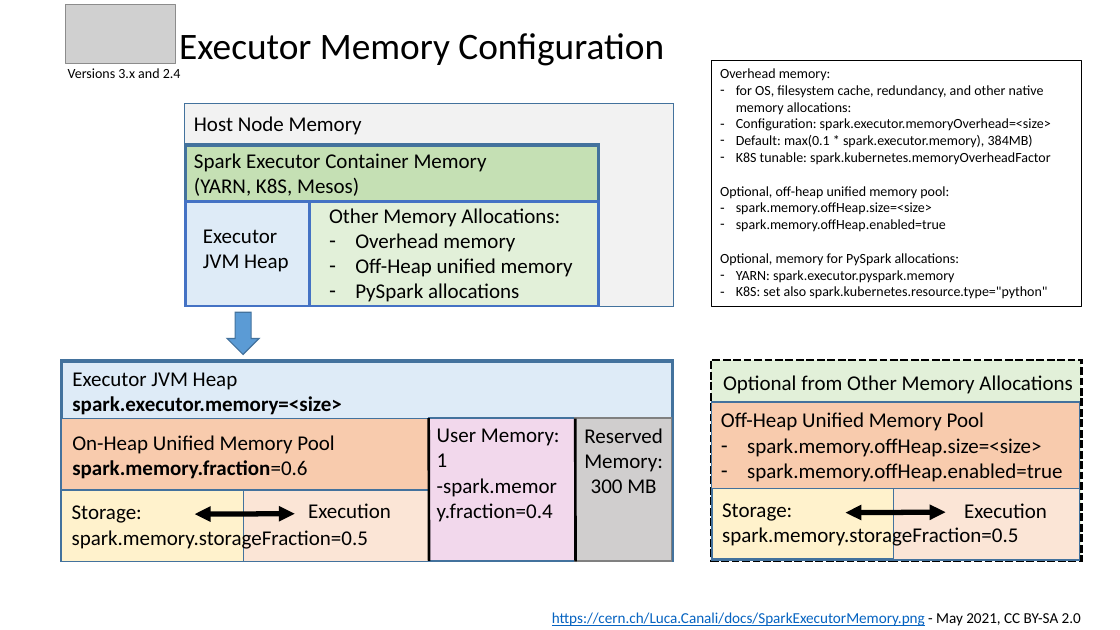
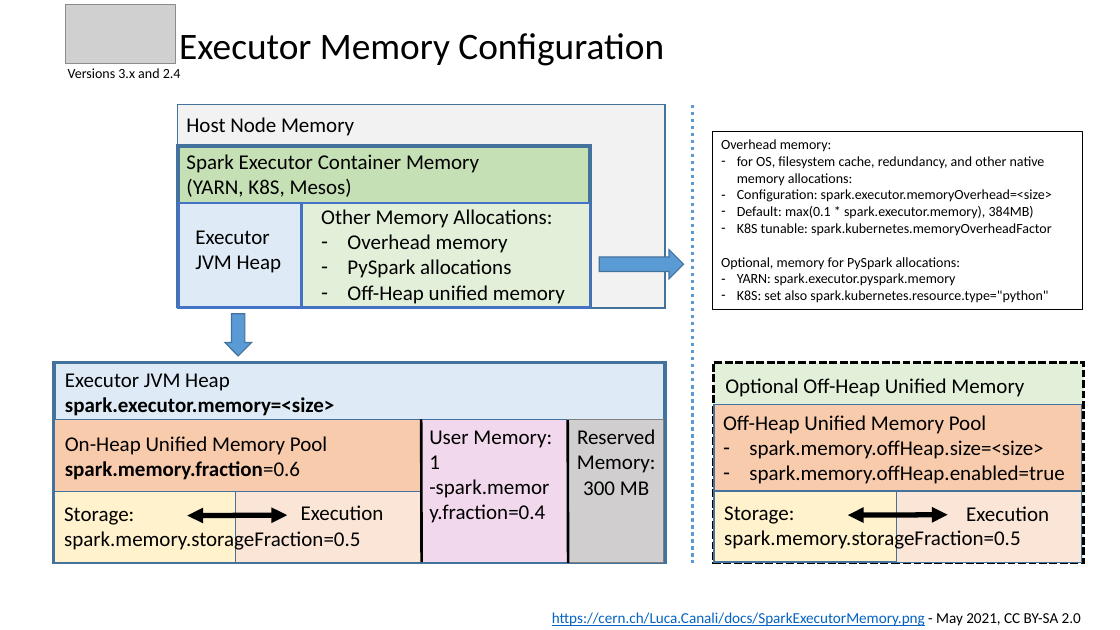
Before and after one commit to LucaCanali/Miscellaneous, a slide deck: slide 1 of Spark_Notes/SparkExecutorMemory.pptx. Drawn at 1120x630 pixels with LibreOffice and Linux fonts; fonts in the diff are those of the drawing; grey boxes stand for pictures. Boxes give left, top, right and bottom in pixels: in the first picture for what was removed or moved away, otherwise in the second. Text is boxed around its words. In the diff, an @@ line names an element or a change of style, - is before the commit and + after.

Commit message:
Updated Spark Memory poster

```diff
--- a/Spark_Notes/SparkExecutorMemory.pptx
+++ b/Spark_Notes/SparkExecutorMemory.pptx
@@ line added from (693, 104) to (693, 563), #5B9BD5 3 pt dashed @@
@@ rectangle "Overhead memory:": place and size @@
-rectangle "Overhead memory:" at (712, 60, 1081, 307)
+rectangle "Overhead memory:" at (713, 131, 1083, 309)
@@ 10 texts, 5 rectangles, 2 lines, 1 double arrow: place and size @@
-10 texts, 5 rectangles, 2 lines, 1 double arrow at (72, 103, 674, 561)
+10 texts, 5 rectangles, 2 lines, 1 double arrow at (64, 104, 665, 563)
@@ text in rectangle at (720, 186, 949, 232): paragraphs removed @@
-Optional, off-heap unified memory pool:
-– spark.memory.offHeap.size=<size>
-– spark.memory.offHeap.enabled=true
@@ text at (347, 259, 511, 278): paragraph added @@
+– PySpark allocations
@@ right arrow added at (599, 250, 683, 279), fill #5B9BD5, outline #43739E 1 pt @@
@@ text at (355, 283, 519, 302): paragraph removed @@
-– PySpark allocations
@@ down arrow: place and size @@
-down arrow at (227, 313, 259, 355)
+down arrow at (225, 313, 252, 355)
@@ 5 rectangles: place and size @@
-5 rectangles at (61, 361, 672, 562)
+5 rectangles at (54, 363, 665, 564)
@@ rectangle: place and size @@
-rectangle at (712, 360, 1082, 560)
+rectangle at (713, 363, 1084, 564)
@@ text at (725, 378, 1024, 397): text changed @@
-Optional from Other Memory Allocations
+Optional Off-Heap Unified Memory
```
